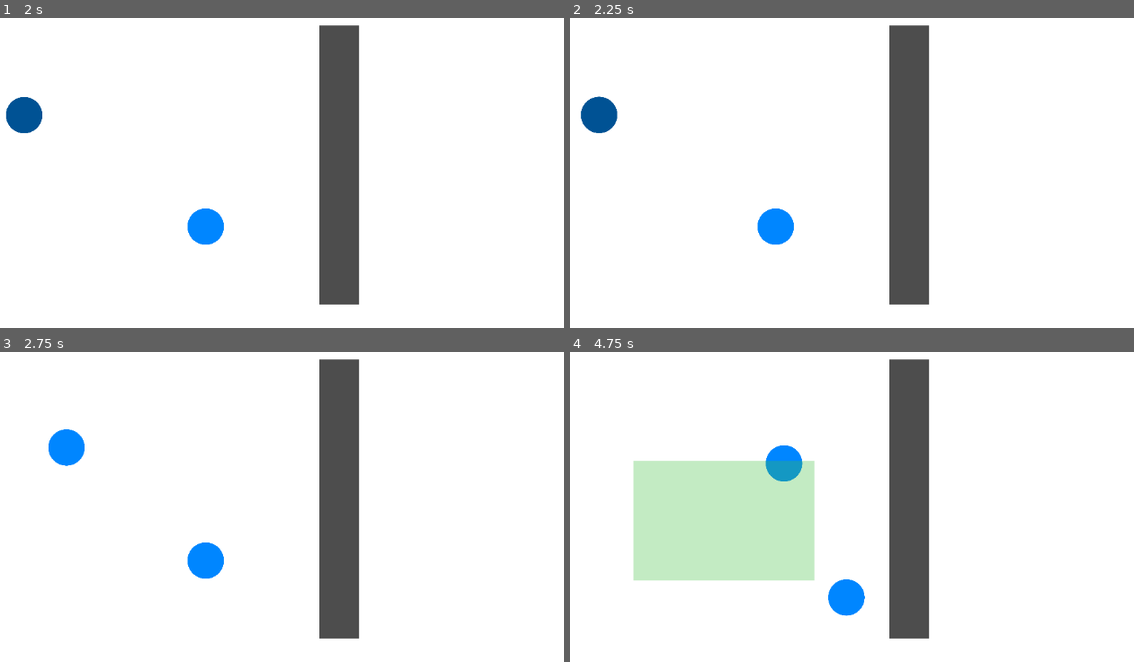
Above: before the commit, frames 1-4 (two rows, left to right).
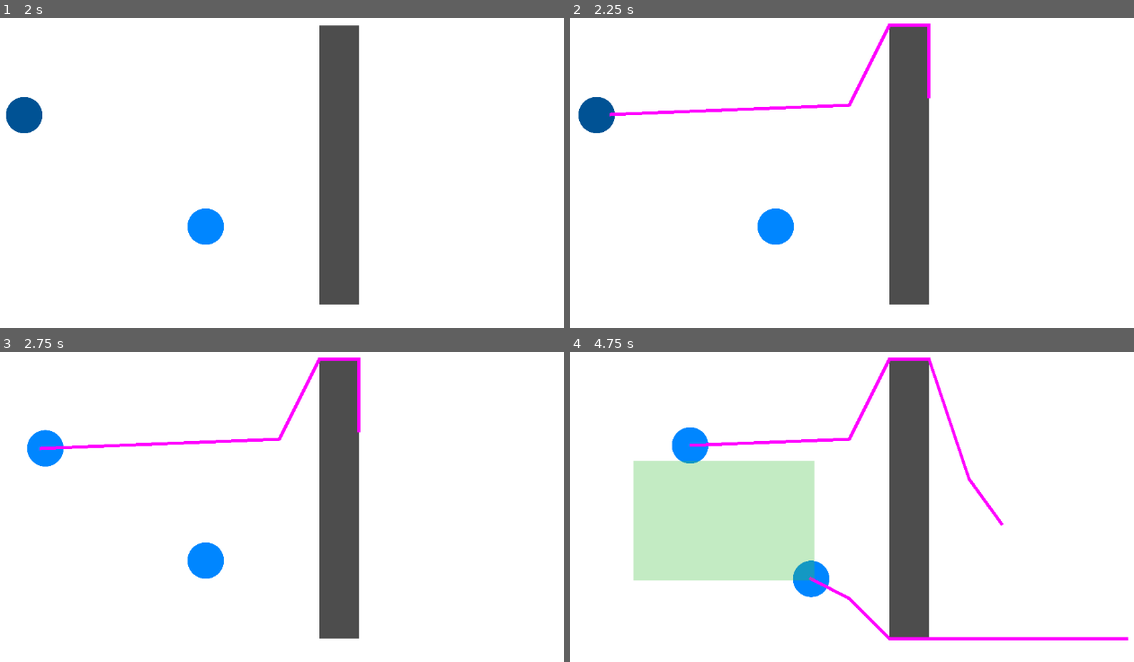
Above: after the commit, the same moments.

Repository: ewandos/godot-plugin-fluid-group-navigation
Game: Godot game, scene res://Game.tscn
Same seed, same stepped clock (60 frames per second), same inputs: the game is played once before the commit and once after it.
Inputs (mouse positions are in pixels of both pictures, inside the frame that each line leads up to):
- Up to frame 1 (2 s): tap Enter at 0.5 s; move the mouse to (439, 166) at 0.52 s; click (439, 166) at 0.67 s; tap Space at 1.25 s; drag from (135, 207) to (22, 114) at 1.27 s
- Up to frame 2 (2.25 s): move the mouse to (919, 98) at 2.02 s; click (919, 98) at 2.17 s
- Up to frame 3 (2.75 s): no input
- Up to frame 4 (4.75 s): drag from (812, 603) to (632, 460) at 2.77 s; move the mouse to (1066, 581) at 3.52 s; click (1066, 581) at 3.67 s; drag from (632, 460) to (812, 581) at 4.27 s

Frame 1 is identical in both runs. In frame 2, 1.1% of the frame differs, in the area x 1-64%, y 1-38%; in frame 3, 1.7%; in frame 4, 4.0%, in the area x 18-100%, y 1-94%.
Error before the commit: Invalid call. Nonexistent function 'get_nav_path' in base 'NavigationAgent2D'. (res://PathRenderer.gd:12)

Commit message:
Added Selections

Diff:
--- /dev/null
+++ b/AgentMovement.gd
@@ -0,0 +1,25 @@
+extends Node2D
+class_name AgentMovement
+
+signal path_pushed
+var path := []
+
+func set_path(new_path: PackedVector2Array) -> void:
+	path = new_path
+	path_pushed.emit(get_instance_id(), new_path)
+
+func calc_velocity(current_position: Vector2) -> Vector2:
+	if (path.size() == 0):
+		return Vector2.ZERO
+
+	var next_waypoint = path[0]
+	var distance = current_position.distance_to(next_waypoint)
+
+	if (distance <= 10):
+		path.remove_at(0)
+
+	var velocity = (next_waypoint - current_position).normalized()
+
+	var new_position = current_position + velocity
+
+	return velocity
--- a/Game.tscn
+++ b/Game.tscn
@@ -1,9 +1,11 @@
-[gd_scene load_steps=8 format=3 uid="uid://du7bc4mp3lrgk"]
+[gd_scene load_steps=10 format=3 uid="uid://dklwjhqb1htrj"]
 
-[ext_resource type="Script" path="res://Unit Selector.gd" id="1"]
+[ext_resource type="Script" path="res://UnitSelector.gd" id="1"]
 [ext_resource type="Texture2D" uid="uid://btu4jf4cosvf7" path="res://tile.jpg" id="1_yopa8"]
-[ext_resource type="PackedScene" uid="uid://irms1d6lmat6" path="res://Unit.tscn" id="2_bjfk5"]
-[ext_resource type="Script" path="res://PathRenderer.gd" id="5_g21f1"]
+[ext_resource type="PackedScene" uid="uid://c8lvdcagwlymp" path="res://Unit.tscn" id="2_bjfk5"]
+[ext_resource type="Script" path="res://NavigationSystem.gd" id="4_2bkc2"]
+[ext_resource type="Script" path="res://SelectionManager.gd" id="5_6ui6o"]
+[ext_resource type="Script" path="res://PathRenderer.gd" id="6_vmfsf"]
 
 [sub_resource type="NavigationPolygon" id="NavigationPolygon_yr1mo"]
 vertices = PackedVector2Array(-32, -32, 32, -32, 32, 32, -32, 32)
@@ -36,9 +38,15 @@
 position = Vector2(458, 387)
 speed = 2.0
 
-[node name="Unit Selector" type="Node2D" parent="."]
+[node name="NavigationSystem" type="Node" parent="."]
+script = ExtResource("4_2bkc2")
+
+[node name="SelectionManager" type="Node" parent="NavigationSystem"]
+script = ExtResource("5_6ui6o")
+
+[node name="UnitSelector" type="Node2D" parent="NavigationSystem"]
 script = ExtResource("1")
 color = Color(0.247059, 0.74902, 0.254902, 0.313726)
 
 [node name="PathRenderer" type="Node2D" parent="."]
-script = ExtResource("5_g21f1")
+script = ExtResource("6_vmfsf")
--- /dev/null
+++ b/NavigationSystem.gd
@@ -0,0 +1,21 @@
+extends Node
+class_name NavigationSystem
+
+@onready var selection_manager := $SelectionManager
+@onready var unit_selector := $UnitSelector
+
+func _ready():
+	unit_selector.connect("selection_finished", selection_manager.set_selection)
+
+func _input(event):
+	if event is InputEventMouseButton and event.button_index == MOUSE_BUTTON_LEFT and event.pressed and selection_manager.existing_selection():
+		var selection_centroid = selection_manager.get_centroid()
+
+		for obj in selection_manager.selection:
+			var offset = obj.global_position - selection_centroid
+			var target_position = get_viewport().get_mouse_position() + offset
+			var path = Pathfinder2d.calculate_path(obj.global_position, target_position)
+			obj.movement.set_path(path)
+
+func set_selection(selection):
+	selection_manager.selection = selection
--- a/PathRenderer.gd
+++ b/PathRenderer.gd
@@ -1,13 +1,21 @@
 extends Node2D
 
-@onready var units = []
+@export var visible_path := true
+
+var units := []
+var paths := {}
 
 func _ready():
-	units = get_tree().get_nodes_in_group("unit")
+	units = get_tree().get_nodes_in_group("agent")
 	for unit in units:
-		unit.agent.path_changed.connect(queue_redraw)
+		unit.path_pushed.connect(show_path)
+
+func show_path(id: int, path: PackedVector2Array):
+	paths[id] = path
+	queue_redraw()
 
 func _draw():
-	for unit in units:
-		if (unit.agent.get_nav_path().size() < 2): return
-		draw_polyline(unit.agent.get_nav_path(), Color.MAGENTA, 5)
+	if (!visible_path || paths.size() == 0): return
+	for key in paths.keys():
+		if (paths[key].size() < 2): continue
+		draw_polyline(paths[key], Color.MAGENTA, 5)
--- /dev/null
+++ b/PathStack.gd
@@ -0,0 +1,22 @@
+extends Node2D
+class_name PathStack
+
+var path_stack := []
+
+func is_empty() -> bool:
+	return path_stack.size() == 0
+
+func set_path(path: PackedVector2Array):
+	path_stack.clear()
+	path_stack.push_front(path)
+
+func push_path(path: PackedVector2Array):
+	path_stack.push_front(path)
+
+func get_next_waypoint(current_position: Vector2) -> Vector2:
+	path_stack = path_stack.filter(func(path): return path.size() != 0)
+	if (path_stack.size() == 0): return current_position
+	var current_path: PackedVector2Array = path_stack[0]
+	var next_location = current_path[0]
+	current_path.remove_at(0)
+	return next_location
--- a/Pathfinder.gd
+++ b/Pathfinder.gd
@@ -1,6 +1,13 @@
-extends Node2D
+extends Node
 
-var astar := AStar2D.new()
-
-func add_waypoint(point: Vector2):
-	pass
+func calculate_path(start_position: Vector2, target_position: Vector2) -> PackedVector2Array:
+	var parameter := NavigationPathQueryParameters2D.new()
+	parameter.path_postprocessing = NavigationPathQueryParameters2D.PATH_POSTPROCESSING_CORRIDORFUNNEL
+	parameter.start_position = start_position
+	parameter.target_position = target_position
+	parameter.map = NavigationServer2D.get_maps()[0]
+	var query_result := NavigationPathQueryResult2D.new()
+	NavigationServer2D.query_path(parameter, query_result)
+	var result := query_result.get_path()
+	result.remove_at(0)
+	return result
--- /dev/null
+++ b/SelectionManager.gd
@@ -0,0 +1,17 @@
+extends Node
+class_name SelectionManager
+
+var selection := []
+
+func set_selection(new_selection):
+	selection = new_selection
+
+func existing_selection() -> bool:
+	return selection.size() != 0
+
+func get_centroid() -> Vector2:
+	var centroid := Vector2.ZERO
+	for obj in selection:
+		centroid += obj.global_position
+	centroid /= selection.size()
+	return centroid
--- a/SelectionRectangle.gd
+++ /dev/null
@@ -1,16 +0,0 @@
-extends Node2D
-
-
-# Declare member variables here. Examples:
-# var a: int = 2
-# var b: String = "text"
-
-
-# Called when the node enters the scene tree for the first time.
-func _ready() -> void:
-	pass # Replace with function body.
-
-
-# Called every frame. 'delta' is the elapsed time since the previous frame.
-#func _process(delta: float) -> void:
-#	pass
--- a/Unit.gd
+++ b/Unit.gd
@@ -1,4 +1,4 @@
-extends Area2D
+extends CharacterBody2D
 class_name Unit
 
 @export var color: Color
@@ -6,36 +6,11 @@
 var is_selected := false
 
 @onready var sprite: Sprite2D = $Sprite2D
-@onready var agent: NavigationAgent2D = $NavigationAgent2d
+@onready var movement := $AgentMovement
 
-var result := []
-
-func _ready() -> void:
-	pass
-
-func _input(event):
-	if event is InputEventMouseButton and event.button_index == MOUSE_BUTTON_LEFT and event.pressed and is_selected:
-		var parameter := NavigationPathQueryParameters2D.new()
-		parameter.path_postprocessing = NavigationPathQueryParameters2D.PATH_POSTPROCESSING_CORRIDORFUNNEL
-		parameter.start_position = position
-		parameter.target_position = get_viewport().get_mouse_position()
-		parameter.map = NavigationServer2D.get_maps()[0]
-		var query_result := NavigationPathQueryResult2D.new()
-		NavigationServer2D.query_path(parameter, query_result)
-		result = query_result.get_path()
-		result.remove_at(0)
-		print(result)
-
-func _physics_process(delta: float) -> void:
-	if (result.size() == 0): return
-	var next_location = result[0]
-	var distance = global_position.distance_to(next_location)
-
-	if (distance <= 10):
-		result.remove_at(0)
-
-	var v = (next_location - global_position).normalized() * speed
-	position += v
+func _physics_process(_delta):
+	var velocity = movement.calc_velocity(global_position)
+	move_and_collide(velocity)
 
 func select() -> void:
 	sprite.modulate = color
--- a/Unit.tscn
+++ b/Unit.tscn
@@ -1,17 +1,17 @@
-[gd_scene load_steps=4 format=3 uid="uid://irms1d6lmat6"]
+[gd_scene load_steps=5 format=3 uid="uid://c8lvdcagwlymp"]
 
 [ext_resource type="Script" path="res://Unit.gd" id="1_kksq3"]
 [ext_resource type="Texture2D" uid="uid://cw2ut2e27tboj" path="res://unit.png" id="2_wydow"]
+[ext_resource type="Script" path="res://AgentMovement.gd" id="3_vhx41"]
 
 [sub_resource type="CircleShape2D" id="1"]
 radius = 30.0
 
-[node name="Unit" type="Area2D" groups=["unit"]]
+[node name="Unit" type="CharacterBody2D" groups=["unit"]]
 position = Vector2(448, 125)
 collision_mask = 0
 script = ExtResource("1_kksq3")
 color = Color(1, 0.607843, 0.580392, 1)
-metadata/_edit_group_ = true
 
 [node name="Sprite2D" type="Sprite2D" parent="."]
 scale = Vector2(0.176, 0.176)
@@ -20,8 +20,5 @@
 [node name="CollisionShape2D" type="CollisionShape2D" parent="."]
 shape = SubResource("1")
 
-[node name="NavigationAgent2d" type="NavigationAgent2D" parent="."]
-target_desired_distance = 20.0
-avoidance_enabled = true
-radius = 30.0
-max_speed = 1000.0
+[node name="AgentMovement" type="Node2D" parent="." groups=["agent"]]
+script = ExtResource("3_vhx41")
--- a/Unit Selector.gd
+++ b/UnitSelector.gd
@@ -1,9 +1,12 @@
+# THIS WON'T BE PART OF THE PLUGIN
+
 extends Node2D
 
 @export var color: Color
+signal selection_finished
 
 var dragging := false
-var selected_units := []
+var selected_units: Array[Unit]= []
 var drag_start := Vector2.ZERO
 var drag_end := Vector2.ZERO
 var select_rectangle := RectangleShape2D.new()
@@ -27,16 +30,20 @@
 		elif dragging:
 			dragging = false
 			for unit in selected_units:
-				unit.collider.deselect();
+				unit.deselect();
 			selected_units = []
 			var space = get_world_2d().direct_space_state
 			var query = PhysicsShapeQueryParameters2D.new()
 			query.set_shape(select_rectangle)
 			query.transform = Transform2D(0, (drag_end + drag_start) / 2)
-			query.collide_with_areas = true
-			selected_units = space.intersect_shape(query)
-			for unit in selected_units:
-				unit.collider.select()
+			query.collide_with_areas = false
+			var results = space.intersect_shape(query)
+
+			for result in results:
+				selected_units.append(result.collider)
+				result.collider.select()
+
+			selection_finished.emit(selected_units)
 			_reset()
 
 func _draw() -> void:
--- a/project.godot
+++ b/project.godot
@@ -9,12 +9,36 @@
 config_version=5
 
 _global_script_classes=[{
-"base": "Area2D",
+"base": "Node2D",
+"class": &"AgentMovement",
+"language": &"GDScript",
+"path": "res://AgentMovement.gd"
+}, {
+"base": "Node",
+"class": &"NavigationSystem",
+"language": &"GDScript",
+"path": "res://NavigationSystem.gd"
+}, {
+"base": "Node2D",
+"class": &"PathStack",
+"language": &"GDScript",
+"path": "res://PathStack.gd"
+}, {
+"base": "Node",
+"class": &"SelectionManager",
+"language": &"GDScript",
+"path": "res://SelectionManager.gd"
+}, {
+"base": "CharacterBody2D",
 "class": &"Unit",
 "language": &"GDScript",
 "path": "res://Unit.gd"
 }]
 _global_script_class_icons={
+"AgentMovement": "",
+"NavigationSystem": "",
+"PathStack": "",
+"SelectionManager": "",
 "Unit": ""
 }
 
@@ -24,6 +48,10 @@
 run/main_scene="res://Game.tscn"
 config/features=PackedStringArray("4.0")
 config/icon="res://icon.png"
+
+[autoload]
+
+Pathfinder2d="*res://Pathfinder.gd"
 
 [gui]
 
